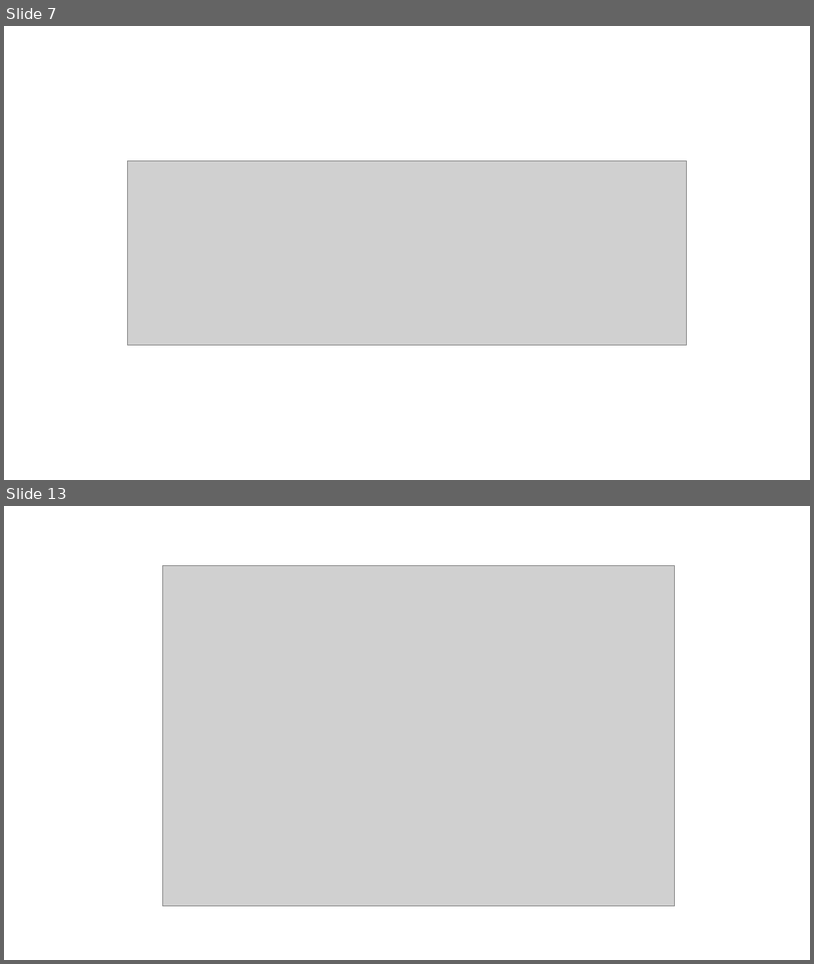
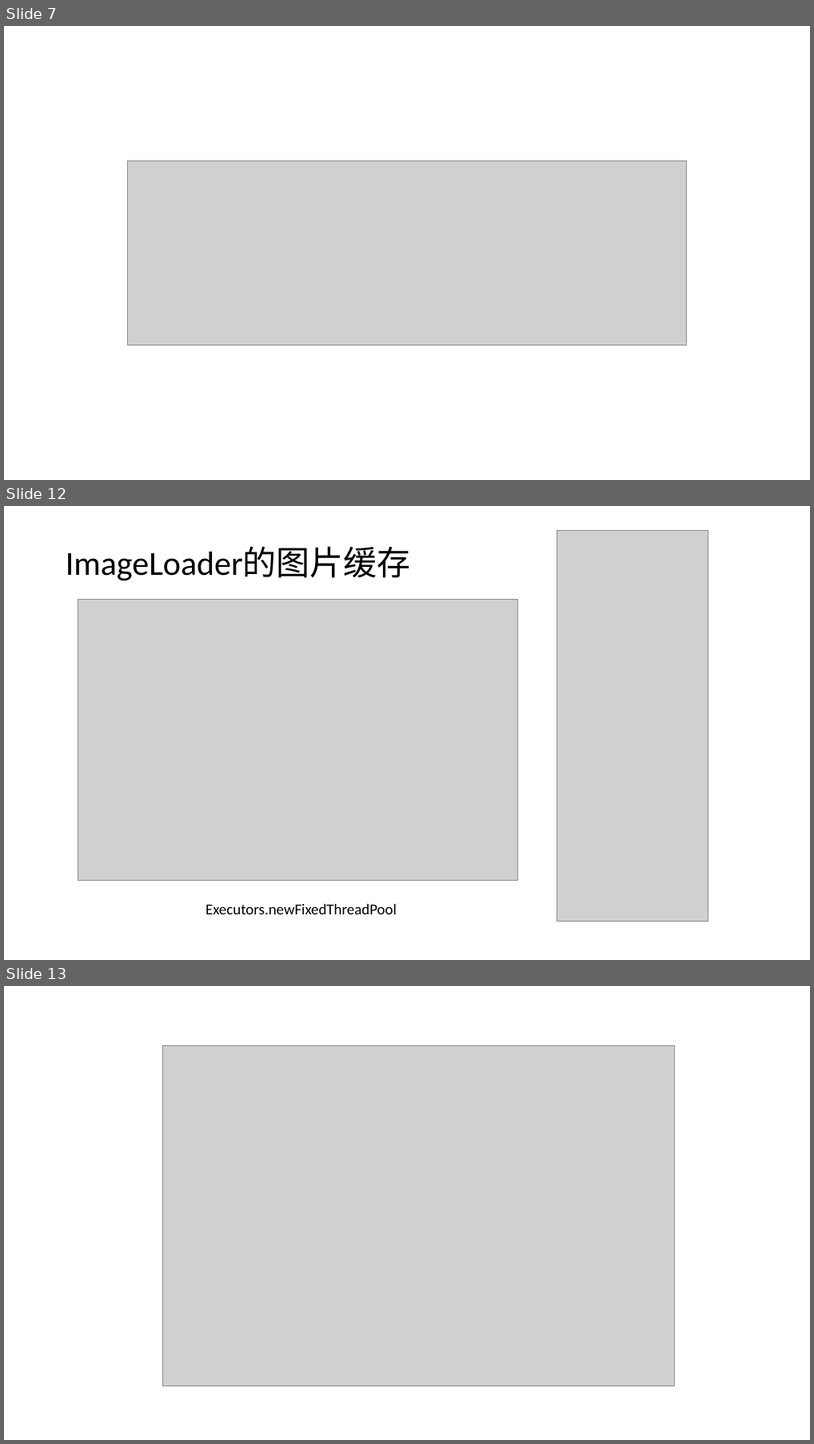
Before and after one commit to sifutang/MyAlbum, a slide deck: doc.pptx. Shown one above the other, each under a label of ours: slides 7 and 13 before the commit, slides 7, 12 and 13 after it; the slides between them are not shown. The pictures are 814x964 and 814x1444 pixels, drawn with LibreOffice and Linux fonts; fonts in the diff are those of the drawing; grey boxes stand for pictures. Boxes give left, top, right and bottom in pixels: in the first picture for what was removed or moved away, otherwise in the second. Text is boxed around its words. In the diff, an @@ line names an element or a change of style, - is before the commit and + after.

```diff
--- a/doc.pptx
+++ b/doc.pptx
@@ slide 12 added at (4, 506, 810, 960), background #FFFFFF @@
@@ title added at (66, 548, 411, 581), 40 pt, text #000000 @@
+ImageLoader的图片缓存
@@ picture added at (558, 530, 710, 921) @@
@@ picture added at (78, 599, 518, 880) @@
@@ text added at (206, 904, 397, 914), 18 pt, text #000000 @@
+Executors.newFixedThreadPool
```
Also in this commit, not shown: 9 slides changed, 3 other slides added, 1 slide removed.
